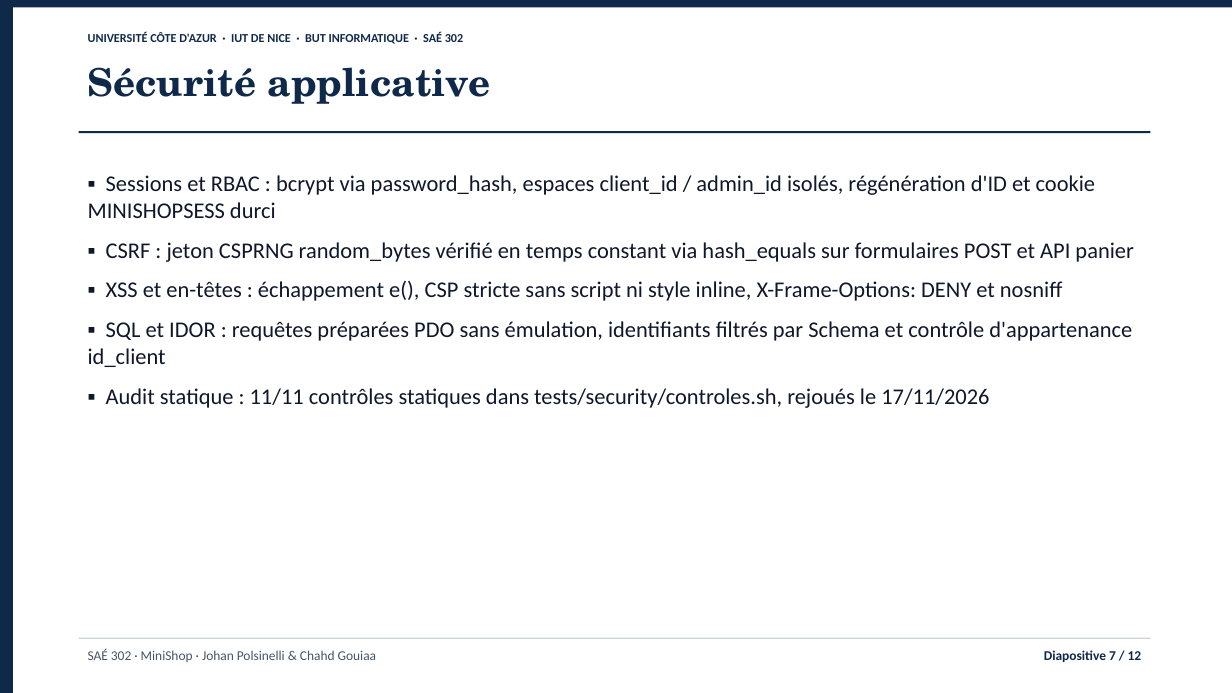
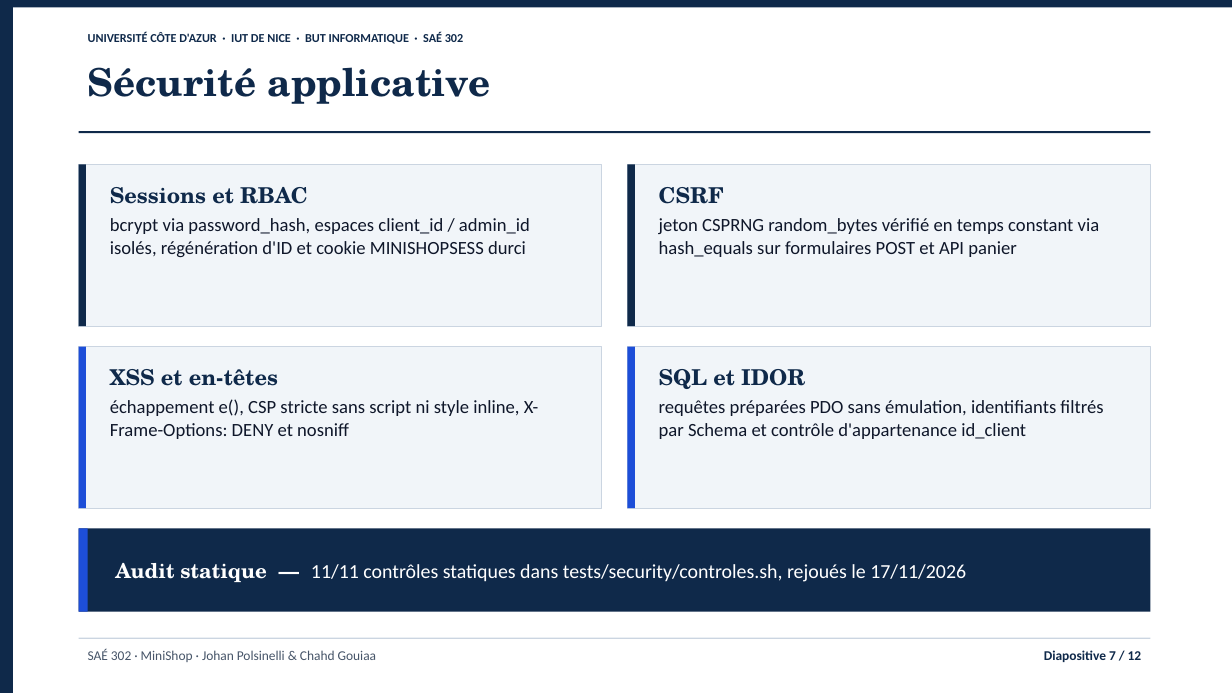
Before and after one commit to jojo8356/SAE-302, a slide deck: slide 7 of livrables/minishop-soutenance.pptx. Drawn at 1232x693 pixels with LibreOffice and Linux fonts; fonts in the diff are those of the drawing. Boxes give left, top, right and bottom in pixels: in the first picture for what was removed or moved away, otherwise in the second. Text is boxed around its words. In the diff, an @@ line names an element or a change of style, - is before the commit and + after.

```diff
--- a/livrables/minishop-soutenance.pptx
+++ b/livrables/minishop-soutenance.pptx
@@ rectangle added at bbox=[79, 165, 602, 326], fill #F1F5F9, outline #CBD5E1 0.75 pt @@
@@ rectangle added at bbox=[79, 165, 86, 326], fill #0F294A @@
@@ text removed at bbox=[88, 175, 1133, 408] @@
-▪ Sessions et RBAC : bcrypt via password_hash, espaces client_id / admin_id isolés, régénération d'ID et cookie MINISHOPSESS durci
-▪ CSRF : jeton CSPRNG random_bytes vérifié en temps constant via hash_equals sur formulaires POST et API panier
-▪ XSS et en-têtes : échappement e(), CSP stricte sans script ni style inline, X-Frame-Options: DENY et nosniff
-▪ SQL et IDOR : requêtes préparées PDO sans émulation, identifiants filtrés par Schema et contrôle d'appartenance id_client
-▪ Audit statique : 11/11 contrôles statiques dans tests/security/controles.sh, rejoués le 17/11/2026
@@ rectangle added at bbox=[628, 165, 1151, 326], fill #F1F5F9, outline #CBD5E1 0.75 pt @@
@@ rectangle added at bbox=[628, 165, 635, 326], fill #0F294A @@
@@ text added at bbox=[110, 187, 530, 257], 14.5 pt, text #0F172A @@
+Sessions et RBAC
+bcrypt via password_hash, espaces client_id / admin_id isolés, régénération d'ID et cookie MINISHOPSESS durci
@@ text added at bbox=[659, 187, 1100, 257], 14.5 pt, text #0F172A @@
+CSRF
+jeton CSPRNG random_bytes vérifié en temps constant via hash_equals sur formulaires POST et API panier
@@ rectangle added at bbox=[79, 347, 602, 508], fill #F1F5F9, outline #CBD5E1 0.75 pt @@
@@ rectangle added at bbox=[79, 347, 86, 508], fill #1D4ED8 @@
@@ rectangle added at bbox=[628, 347, 1151, 508], fill #F1F5F9, outline #CBD5E1 0.75 pt @@
@@ rectangle added at bbox=[628, 347, 635, 508], fill #1D4ED8 @@
@@ text added at bbox=[110, 369, 539, 439], 14.5 pt, text #0F172A @@
+XSS et en-têtes
+échappement e(), CSP stricte sans script ni style inline, X-Frame-Options: DENY et nosniff
@@ text added at bbox=[659, 369, 1103, 439], 14.5 pt, text #0F172A @@
+SQL et IDOR
+requêtes préparées PDO sans émulation, identifiants filtrés par Schema et contrôle d'appartenance id_client
@@ rectangle added at bbox=[79, 529, 1151, 612], fill #0F294A @@
@@ rectangle added at bbox=[79, 529, 88, 612], fill #1D4ED8 @@
@@ text added at bbox=[115, 563, 966, 582], 15.5 pt, text #FFFFFF @@
+Audit statique — 11/11 contrôles statiques dans tests/security/controles.sh, rejoués le 17/11/2026
```
Also in this commit, not shown: 7 other slides changed, 7 other files.
